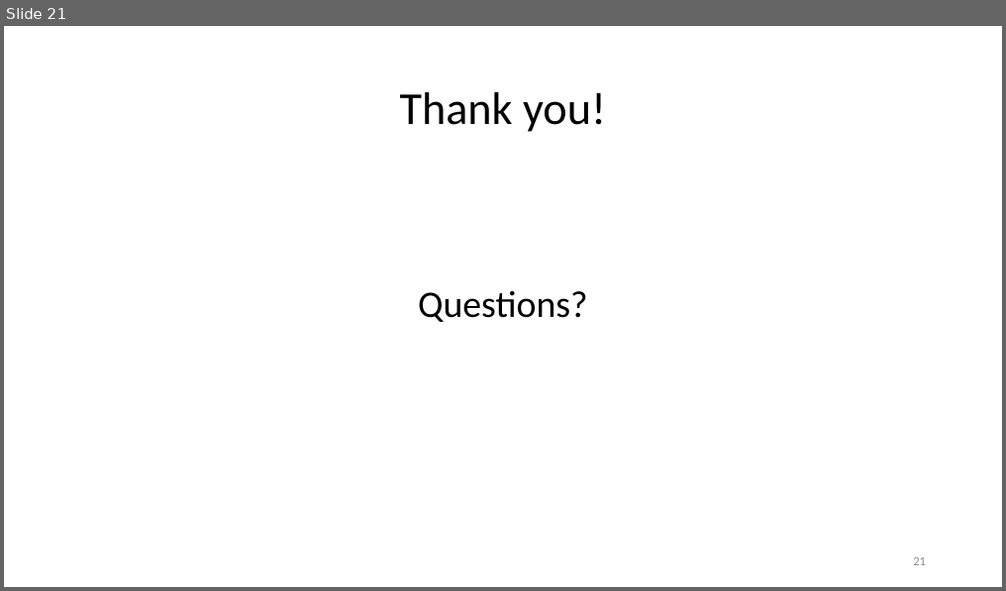
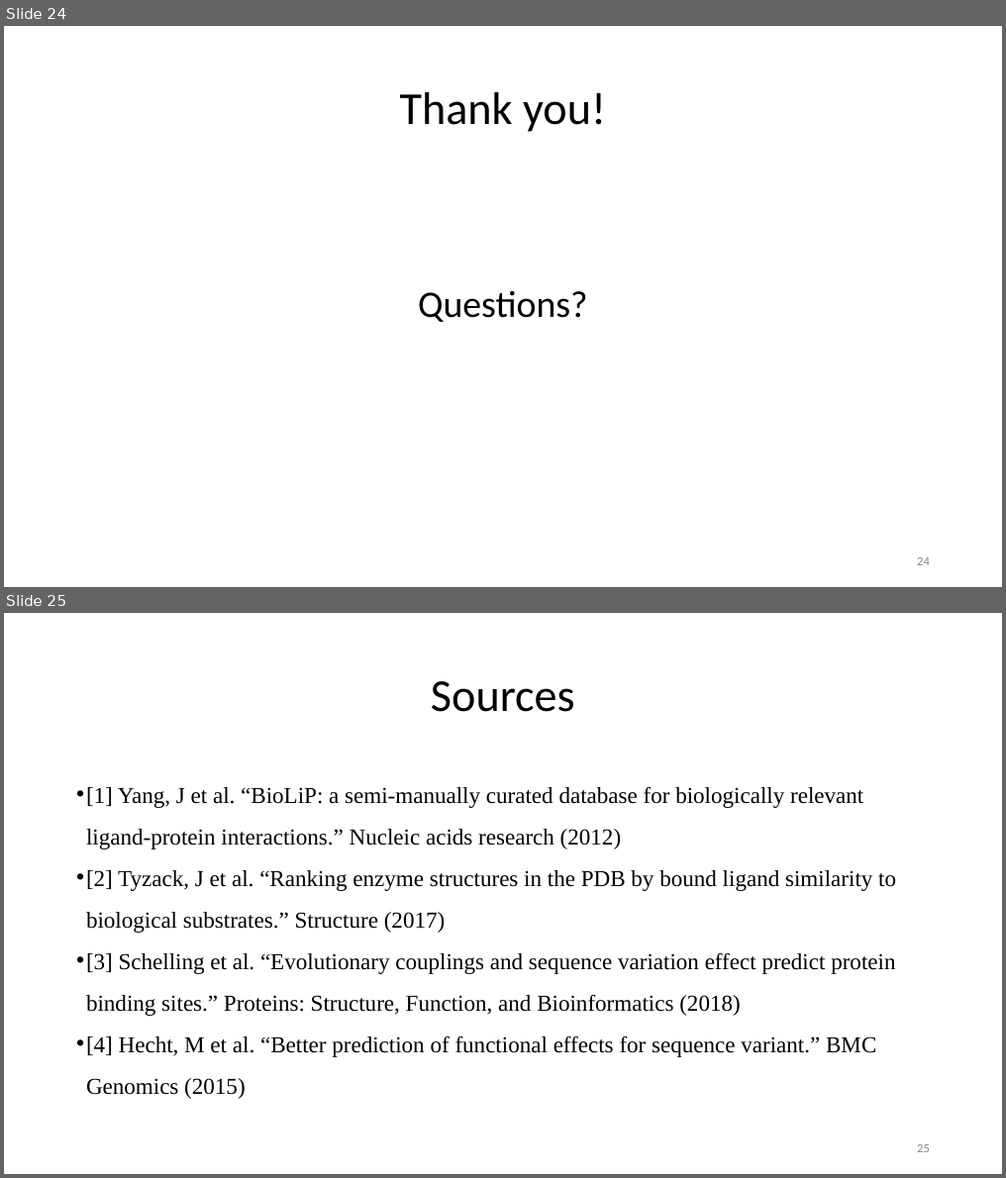
Before and after one commit to paulhager/ProteinPrediction1, a slide deck: BLOSUMscoresComparedToSingleSNAPscores.pptx. Shown one above the other, each under a label of ours: slide 21 before the commit, slides 24 and 25 after it. The pictures are 1006x591 and 1006x1178 pixels, drawn with LibreOffice and Linux fonts; fonts in the diff are those of the drawing; background and template pictures are left out. Boxes give left, top, right and bottom in pixels: in the first picture for what was removed or moved away, otherwise in the second. Text is boxed around its words. In the diff, an @@ line names an element or a change of style, - is before the commit and + after.

```diff
--- a/BLOSUMscoresComparedToSingleSNAPscores.pptx
+++ b/BLOSUMscoresComparedToSingleSNAPscores.pptx
@@ slide 25 added at [4, 613, 1002, 1174], background #FFFFFF @@
@@ title added at [431, 681, 575, 712], 44 pt, text #000000 @@
+Sources
@@ text added at [86, 786, 896, 1099], 22 pt, text #000000 @@
+• [1] Yang, J et al. “BioLiP: a semi-manually curated database for biologically relevant ligand-protein interactions.” Nucleic acids research (2012)
+• [2] Tyzack, J et al. “Ranking enzyme structures in the PDB by bound ligand similarity to biological substrates.” Structure (2017)
+• [3] Schelling et al. “Evolutionary couplings and sequence variation effect predict protein binding sites.” Proteins: Structure, Function, and Bioinformatics (2018)
+• [4] Hecht, M et al. “Better prediction of functional effects for sequence variant.” BMC Genomics (2015)
@@ page number added at [917, 1145, 930, 1153], 12 pt, text #888888 @@
+25
@@ what was slide 21 is now slide 24 @@
@@ slide 24 changed as well @@
@@ page number removed at [913, 558, 926, 566] @@
-21
@@ page number added at [917, 558, 930, 566], 12 pt, text #888888 @@
+24
```
Also in this commit, not shown: 21 other slides changed, 4 other slides added, 1 slide removed, 2 other files.
